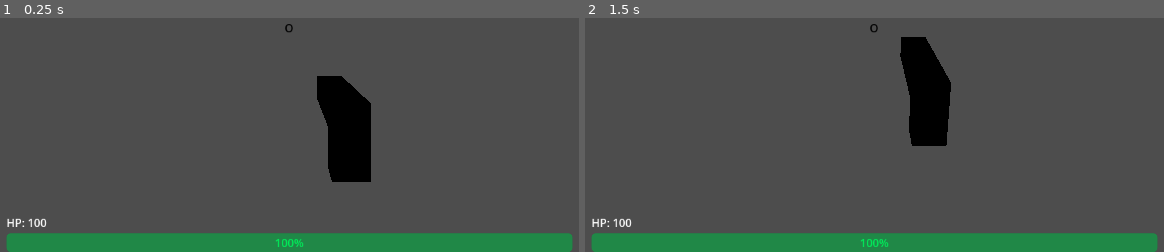
Above: before the commit, frames 1-2 (left to right).
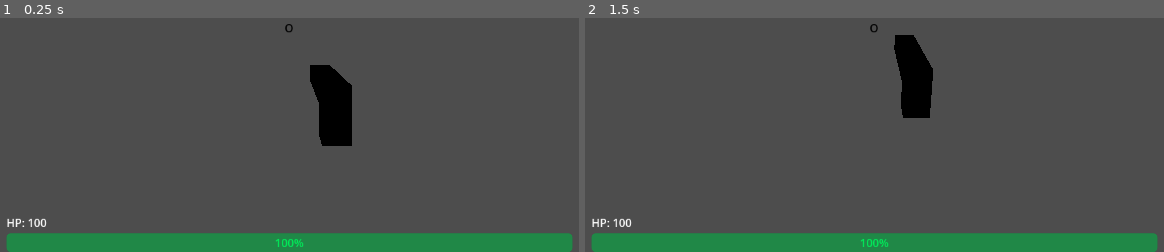
Above: after the commit, the same moments.

Repository: SaebyulH/multiplayer-game
Game: Godot game, scene res://Player.tscn
Same seed, same stepped clock (60 frames per second), same inputs: the game is played once before the commit and once after it. This scene is started directly instead of the project's main scene.
Inputs (mouse positions are in pixels of both pictures, inside the frame that each line leads up to):
- Up to frame 1 (0.25 s): no input
- Up to frame 2 (1.5 s): tap Enter (ui_accept) at 0.5, 0.77, 1.25 s; move the mouse to (920, 25) at 0.52 s; hold W (move_forward) from 0.53 s (still down); click (920, 25) at 0.6 s; move the mouse to (833, 29) at 1.27 s; click (833, 29) at 1.35 s

The runs differ from the first frame. In frame 1, 2.3% of the frame differs, in the area x 53-65%, y 20-71%; in frame 2, 2.1%.

Commit message:
Update player.gd

Diff:
--- a/player.gd
+++ b/player.gd
@@ -1,15 +1,16 @@
 extends CharacterBody3D
 
-const SPEED = 15.0
-const JUMP_VELOCITY = 4.5
+const SPEED = 4.0
+const JUMP_VELOCITY = 10
 const GRAVITY = 9.8
-const MOUSE_SENSITIVITY = 0.003
+var MOUSE_SENSITIVITY = 0.003
 const MAX_HEALTH = 100
 const DAMAGE = 125
 const FIRE_RATE = 0.5
 
 var health = MAX_HEALTH
 var can_shoot = true
+var ads = false
 
 @onready var head = $Head
 @onready var camera = $Head/Camera3D
@@ -41,11 +42,18 @@
 		return
 	if event.is_action_pressed("ui_cancel"):
 		Input.set_mouse_mode(Input.MOUSE_MODE_VISIBLE)
+	if event.is_action_pressed("ads"):
+		ads = not ads
+		MOUSE_SENSITIVITY = 0.001 if ads else 0.0025
 	if event is InputEventMouseButton and event.pressed:
 		if Input.get_mouse_mode() == Input.MOUSE_MODE_VISIBLE:
 			Input.set_mouse_mode(Input.MOUSE_MODE_CAPTURED)
 
 func _physics_process(delta):
+	if ads:
+		$Head/Camera3D.fov = 30
+	else:
+		$Head/Camera3D.fov = 90
 	if not is_multiplayer_authority():
 		return
 	if not is_on_floor():
